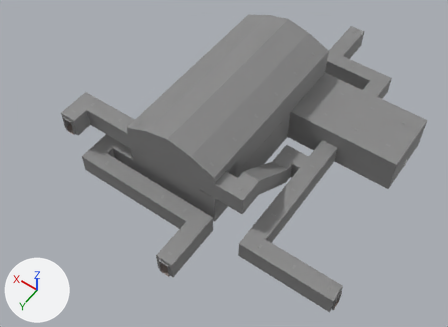
An edit to the FBX model GameDevProject_main/Assets/BlenderImports/StorageHall.fbx, drawn before and after from the same camera.
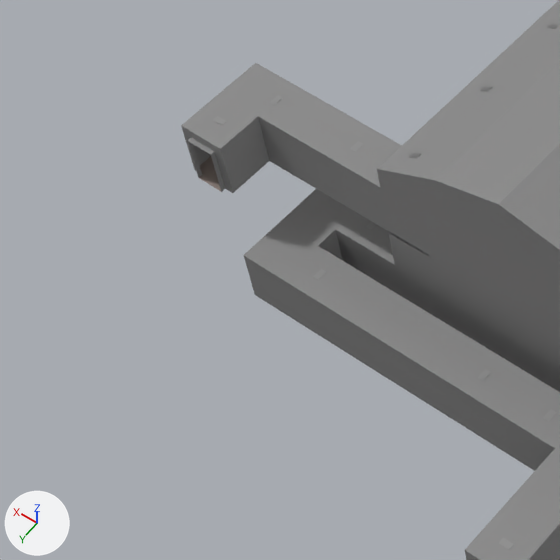
Old and new are each drawn whole from a 50 mm camera at (-16.8, 53.5, 57.7) aimed at (8.9, 17.6, 1.1) and again close up on the part from 0% to 42% of the width and 22% to 79% of the height. Lighting does not change. The marker at lower left points along +X, +Y and +Z. Where no turn or scale is listed for an object, it has been applied to the vertices.

Names of what the first close-up shows: 'Cube.002', 'Lamp.046'.
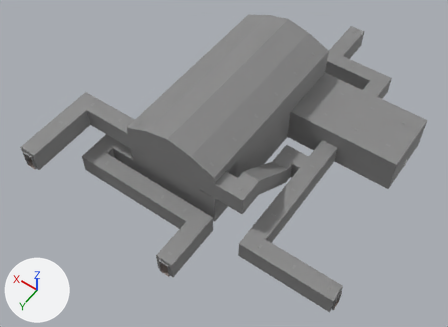
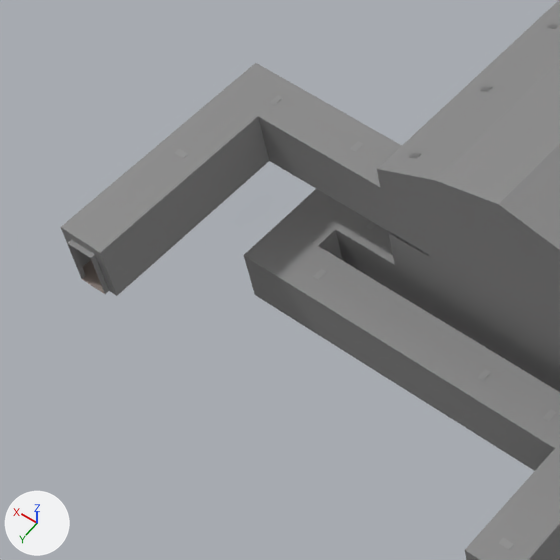
What differs and where, as boxes (x1, y1, x2, y2) in the close-ups (560 x 560 px):
```json
{"object": "Cube.002", "change": "reshaped", "before": [181, 0, 560, 560], "after": [61, 0, 560, 560]}
{"object": "Lamp.046", "change": "moved", "before": [213, 116, 227, 125], "after": [175, 149, 188, 158]}
{"part": 1, "of": "me_cube", "change": "built on", "before": [188, 138, 560, 471], "after": [61, 159, 560, 471]}
```

Scene script edits in JSON lines:
```json
{"block": "me_cube", "where": "# used by ob_cube_002; location = (0.0, 0.0, 0.0); rotation_euler = (1.571, 0.0, 0.0), in degrees (90, 0, 0); scale = (0.01, 0.01, 0.01)"}
{"op": "remove", "block": "me_cube", "code": "me_cube.from_pydata(...)  # 498 vertices, 483 faces; spans x -1020.0..2500.0, y 0.0..1000.0, z -3220.0..1120.0"}
{"op": "add", "block": "me_cube", "code": "me_cube.from_pydata(...)  # 526 vertices, 511 faces; spans x -1020.0..2500.0, y 0.0..1000.0, z -3220.0..1120.0"}
{"block": "me_cube", "change": "me_cube part 1"}
{"block": "me_cube", "change": "8 faces are deleted"}
{"block": "me_cube", "change": "4 vertices in x 2340.0..2460.0, y 450.0..660.0, z -2620.0 move by (0.0, 0.0, -600.0)"}
{"block": "me_cube", "change": "4 vertices move from x 2340.0..2460.0, y 450.0..660.0, z -2600.0 to x 2300.0..2500.0, y 450.0..700.0, z -2800.0"}
{"block": "me_cube", "change": "28 vertices are added at x 960.0..2500.0, y 0.0..700.0, z -3200.0..-2500.0"}
{"block": "me_cube", "change": "28 new faces join them, mat_concrete (its picture is missing)"}
{"block": "me_cube", "change": "8 new faces join them, mat_concrete_floor (its picture is missing)"}
{"op": "set", "path": "ob_lamp_046.location", "old": "(24.0, 25.0, 7.0)", "new": "(24.0, 27.0, 7.0)"}
```
